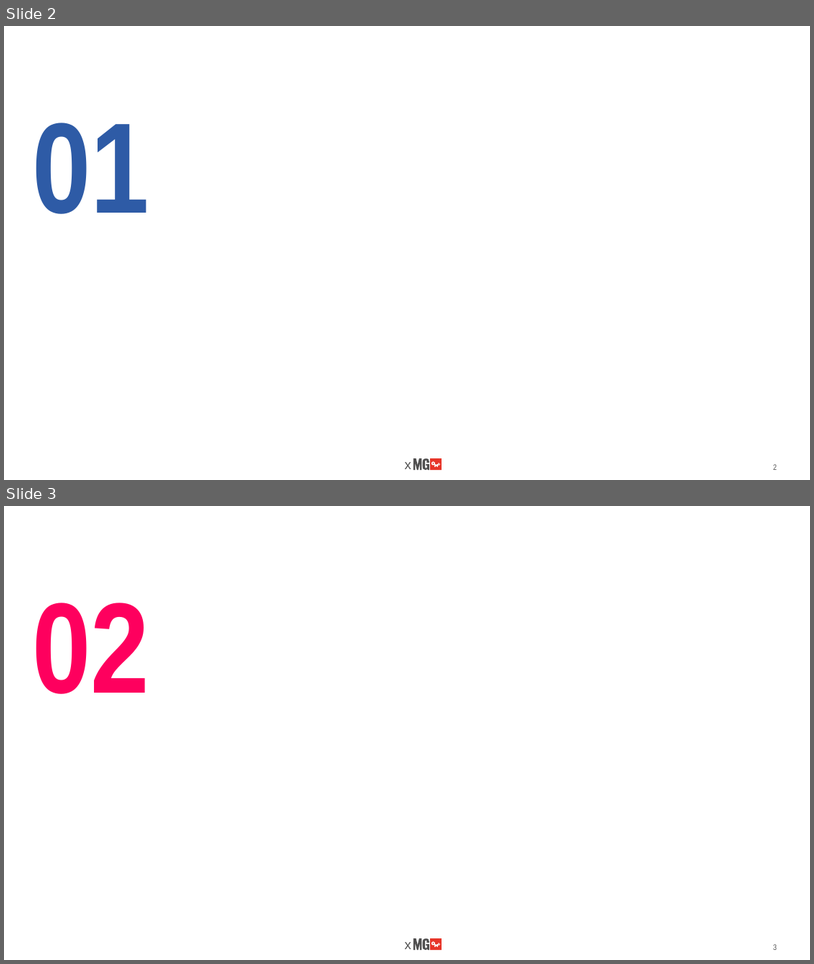
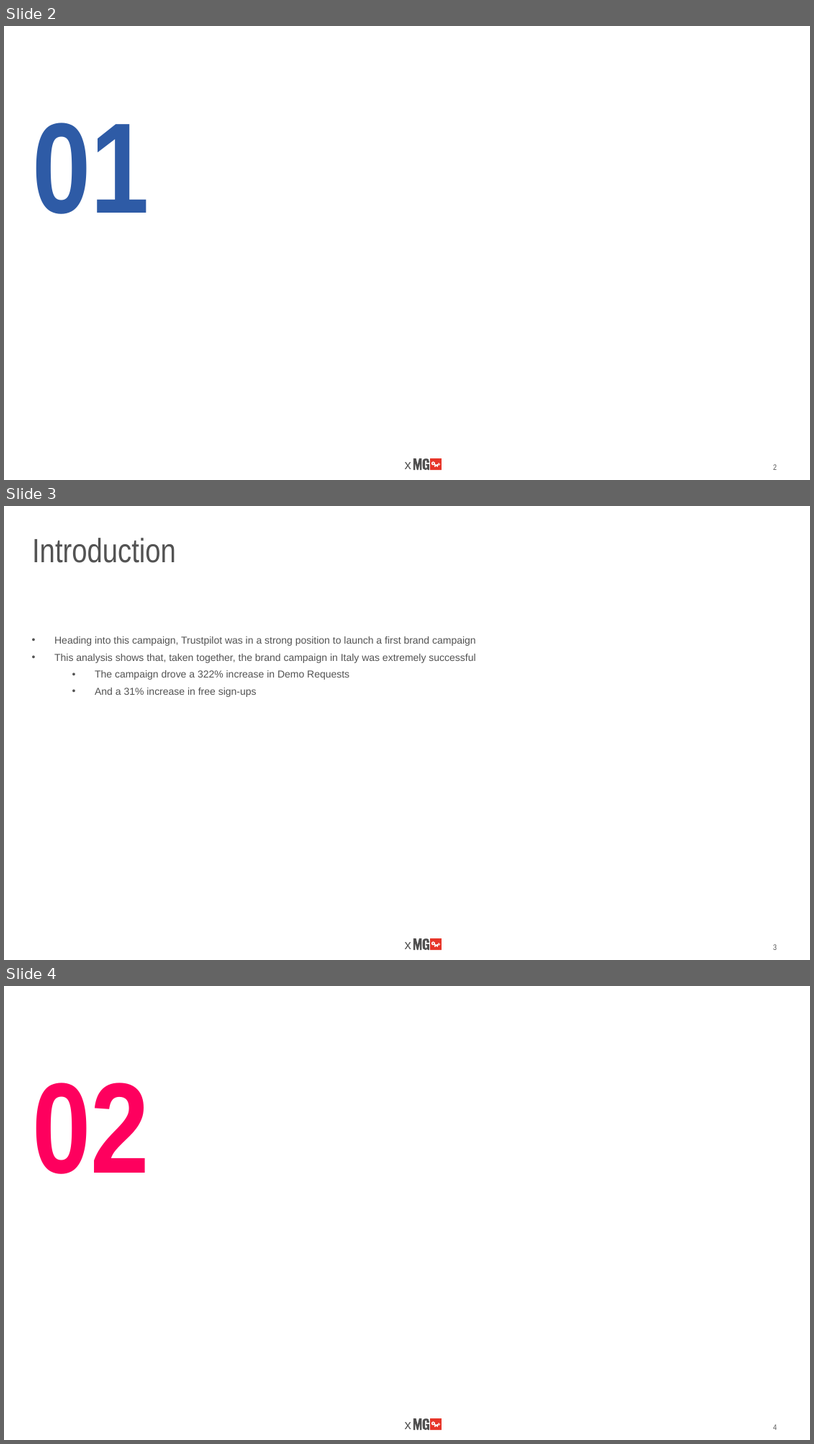
Before and after one commit to alphabetac/Causal-Impact-Analysis, a slide deck: 06.Results/Trustpilot Q4 2022 Campaign Causal Impact Analysis.pptx. Shown one above the other, each under a label of ours: slides 2 and 3 before the commit, slides 2, 3 and 4 after it. The pictures are 814x964 and 814x1444 pixels, drawn with LibreOffice and Linux fonts; fonts in the diff are those of the drawing; background and template pictures are left out. Boxes give left, top, right and bottom in pixels: in the first picture for what was removed or moved away, otherwise in the second. Text is boxed around its words. In the diff, an @@ line names an element or a change of style, - is before the commit and + after.

```diff
--- a/06.Results/Trustpilot Q4 2022 Campaign Causal Impact Analysis.pptx
+++ b/06.Results/Trustpilot Q4 2022 Campaign Causal Impact Analysis.pptx
@@ slide 3 added at (x1=4, y1=506, x2=810, y2=960), background #FFFFFF; not listed: 7 template elements that a slide beside it also shows @@
@@ title added at (x1=32, y1=538, x2=176, y2=563), 40 pt, text #535353 @@
+Introduction
@@ text added at (x1=54, y1=636, x2=476, y2=697), 12 pt, text #535353 @@
+• Heading into this campaign, Trustpilot was in a strong position to launch a first brand campaign
+• This analysis shows that, taken together, the brand campaign in Italy was extremely successful
+  • The campaign drove a 322% increase in Demo Requests
+  • And a 31% increase in free sign-ups
@@ page number added at (x1=774, y1=944, x2=777, y2=950), 9.3 pt, text #535353 @@
+3
@@ what was slide 3 is now slide 4 @@
@@ page number at (x1=774, y1=1424, x2=777, y2=1430): text changed @@
-3
+4
```
Also in this commit, not shown: 3 slides changed, 4 other slides added, 1 slide removed.
